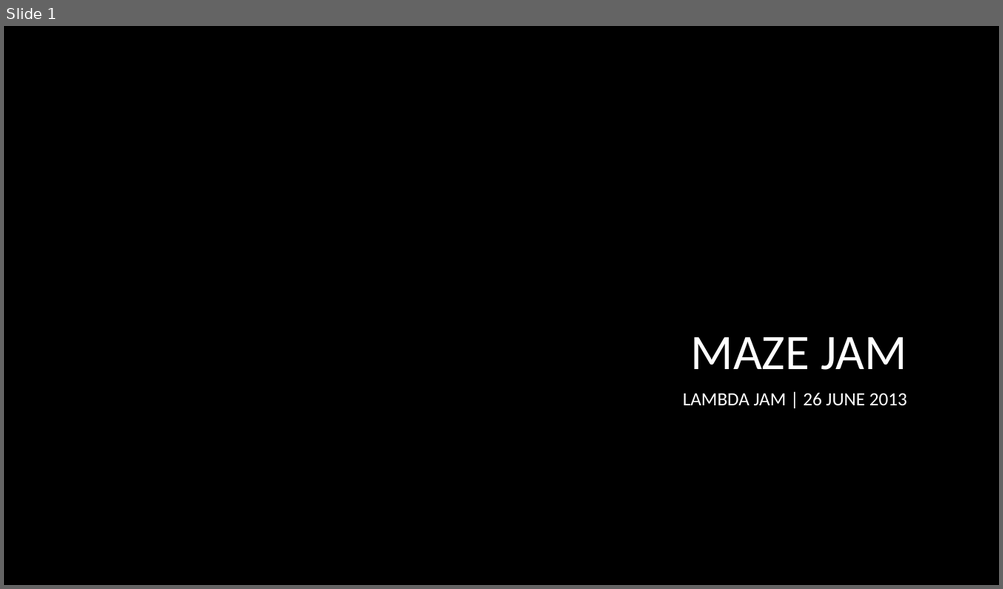
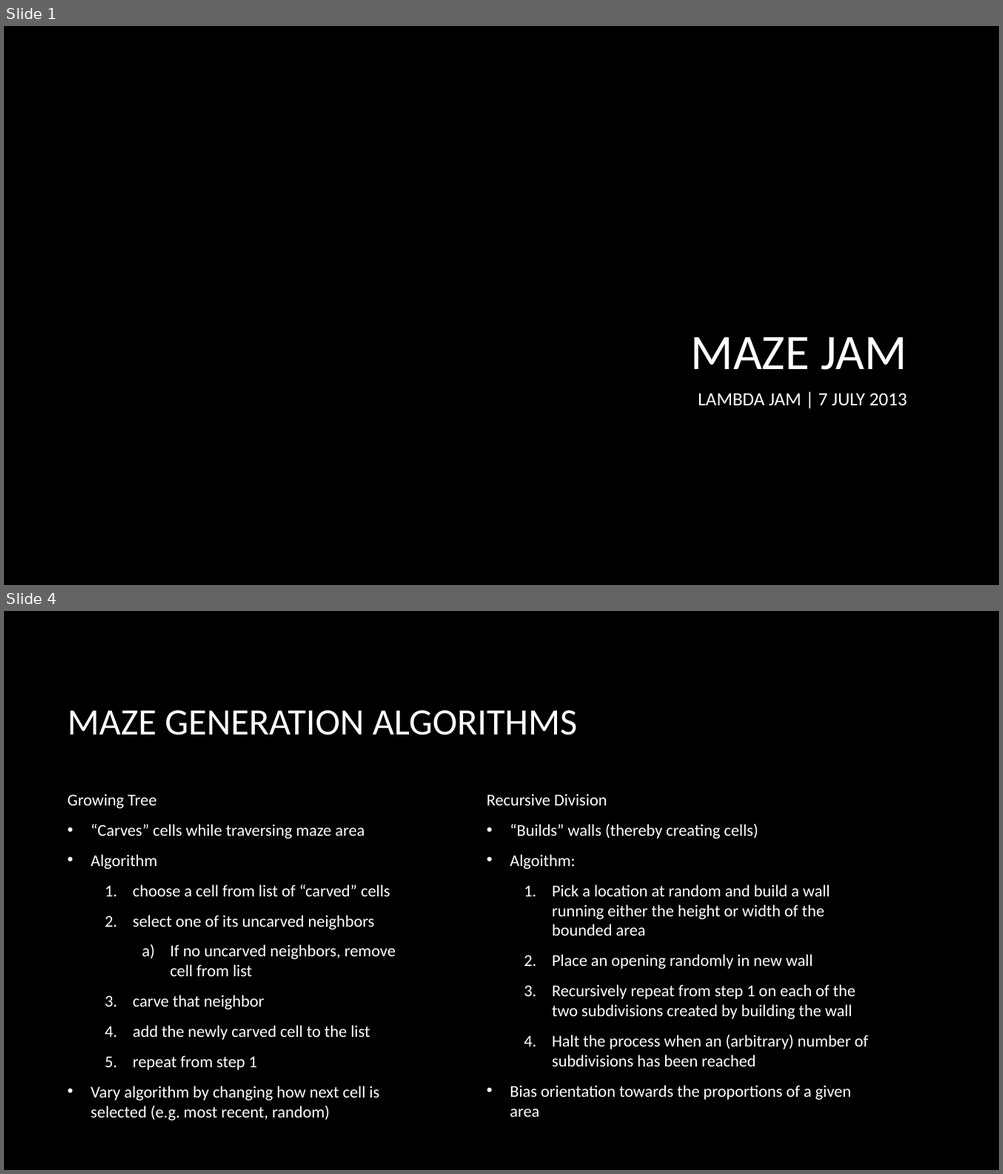
Before and after one commit to strangeloop/lambdajam2013, a slide deck: jams/maze/MazesJam.pptx. Shown one above the other, each under a label of ours: slide 1 before the commit, slides 1 and 4 after it; the slides between them are not shown. The pictures are 1003x589 and 1003x1174 pixels, drawn with LibreOffice and Linux fonts; fonts in the diff are those of the drawing; background and template pictures are left out. Boxes give left, top, right and bottom in pixels: in the first picture for what was removed or moved away, otherwise in the second. Text is boxed around its words. In the diff, an @@ line names an element or a change of style, - is before the commit and + after.

```diff
--- a/jams/maze/MazesJam.pptx
+++ b/jams/maze/MazesJam.pptx
@@ slide 4 added at [4, 611, 999, 1170], background picture (left out) @@
@@ title added at [68, 710, 577, 735], 36 pt, text #FFFFFF @@
+MAZE GENERATION ALGORITHMS
@@ text added at [68, 794, 395, 1121], 16 pt, text #FFFFFF @@
+Growing Tree
+• “Carves” cells while traversing maze area
+• Algorithm
+  1. choose a cell from list of “carved” cells
+  2. select one of its uncarved neighbors
+    a) If no uncarved neighbors, remove cell from list
+  3. carve that neighbor
+  4. add the newly carved cell to the list
+  5. repeat from step 1
+• Vary algorithm by changing how next cell is selected (e.g. most recent, random)
@@ text added at [486, 794, 868, 1117], 16 pt, text #FFFFFF @@
+Recursive Division
+• “Builds” walls (thereby creating cells)
+• Algoithm:
+  1. Pick a location at random and build a wall running either the height or width of the bounded area
+  2. Place an opening randomly in new wall
+  3. Recursively repeat from step 1 on each of the two subdivisions created by building the wall
+  4. Halt the process when an (arbitrary) number of subdivisions has been reached
+• Bias orientation towards the proportions of a given area
@@ slide 1 changed as well @@
@@ subtitle at [697, 393, 907, 406]: text changed @@
-LAMBDA JAM | 26 JUNE 2013
+LAMBDA JAM | 7 JULY 2013
```
Also in this commit, not shown: 5 other slides added, 3 other files.
